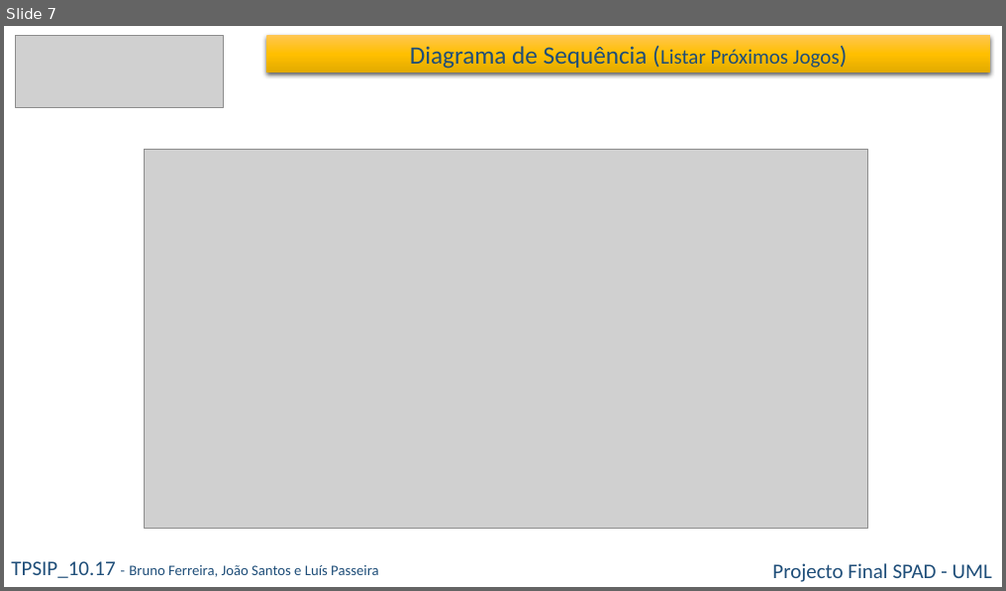
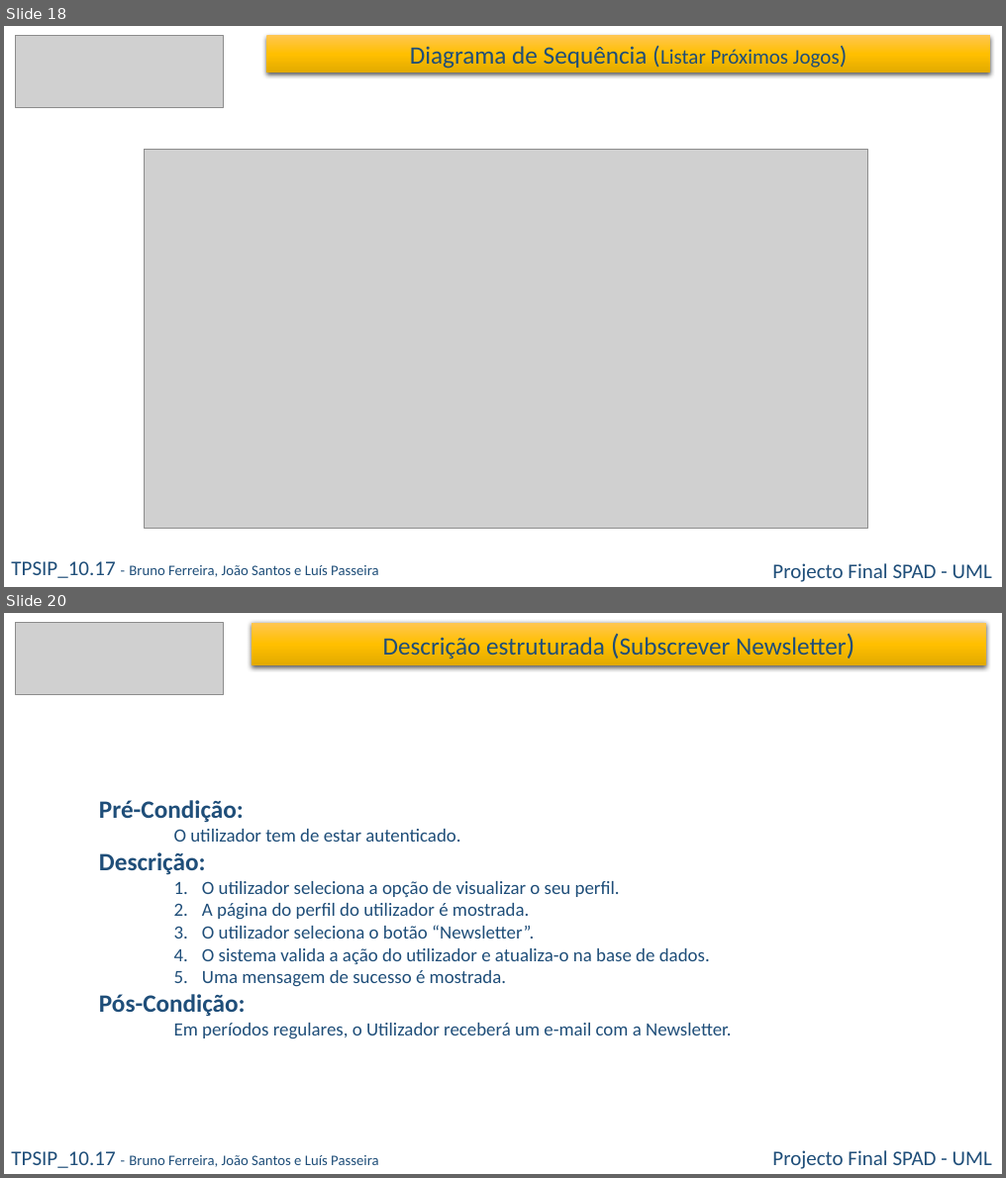
Before and after one commit to bmiguelmf/WizBall, a slide deck: 04 - Docs/01 - Project Manager/08 - UML/00 - Apresentação UML/UML Grupo 3.pptx. Shown one above the other, each under a label of ours: slide 7 before the commit, slides 18 and 20 after it; the slides between them are not shown. The pictures are 1006x591 and 1006x1178 pixels, drawn with LibreOffice and Linux fonts; fonts in the diff are those of the drawing; grey boxes stand for pictures. Boxes give left, top, right and bottom in pixels: in the first picture for what was removed or moved away, otherwise in the second. Text is boxed around its words. In the diff, an @@ line names an element or a change of style, - is before the commit and + after.

```diff
--- a/04 - Docs/01 - Project Manager/08 - UML/00 - Apresentação UML/UML Grupo 3.pptx
+++ b/04 - Docs/01 - Project Manager/08 - UML/00 - Apresentação UML/UML Grupo 3.pptx
@@ slide 20 added at (4,613,1002,1174), background #FFFFFF @@
@@ picture added at (16,623,224,694) @@
@@ rectangle added at (252,623,987,665), fill gradient #FFC752 to #FFC000 to #E3AB00, 24 pt, text #1F4E79 @@
+Descrição estruturada (Subscrever Newsletter)
@@ text added at (99,800,732,1040), 18 pt, text #1F4E79 @@
+Pré-Condição:
+O utilizador tem de estar autenticado.
+Descrição:
+    1. O utilizador seleciona a opção de visualizar o seu perfil.
+    2. A página do perfil do utilizador é mostrada.
+    3. O utilizador seleciona o botão “Newsletter”.
+    4. O sistema valida a ação do utilizador e atualiza-o na base de dados.
+    5. Uma mensagem de sucesso é mostrada.
+Pós-Condição:
+Em períodos regulares, o Utilizador receberá um e-mail com a Newsletter.
@@ text added at (11,1152,378,1168), 14 pt, text #1F4E79 @@
+TPSIP_10.17 - Bruno Ferreira, João Santos e Luís Passeira
@@ text added at (772,1151,992,1169), 20 pt, text #1F4E79 @@
+Projecto Final SPAD - UML
@@ what was slide 7 is now slide 18 @@
```
Also in this commit, not shown: 2 slides changed, 14 other slides added, 16 other files.
